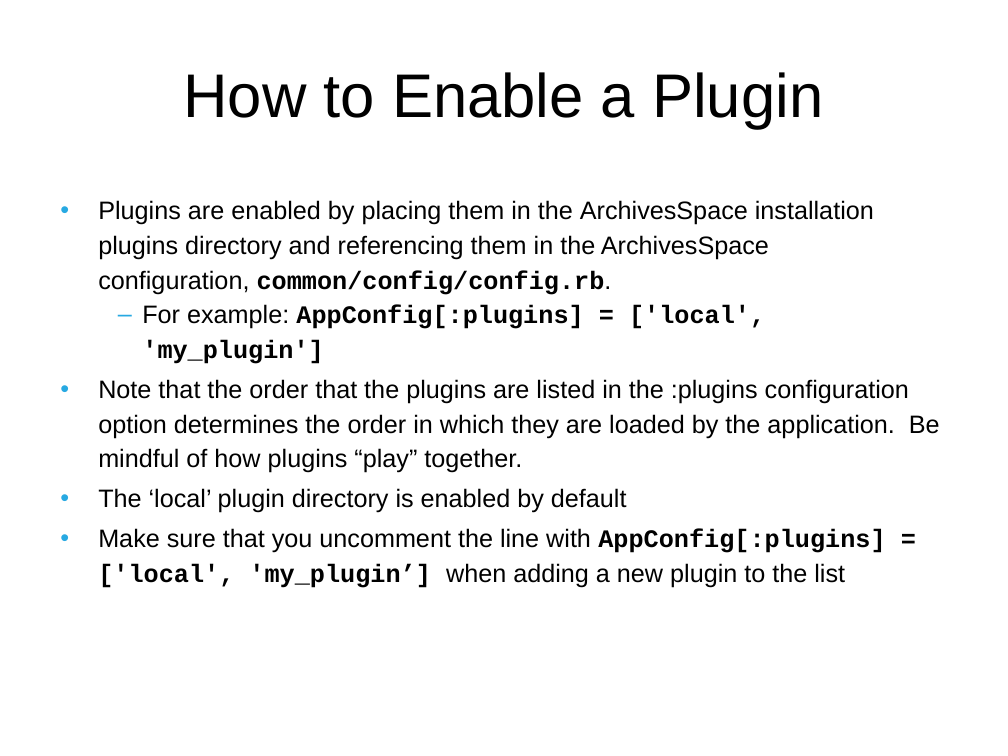
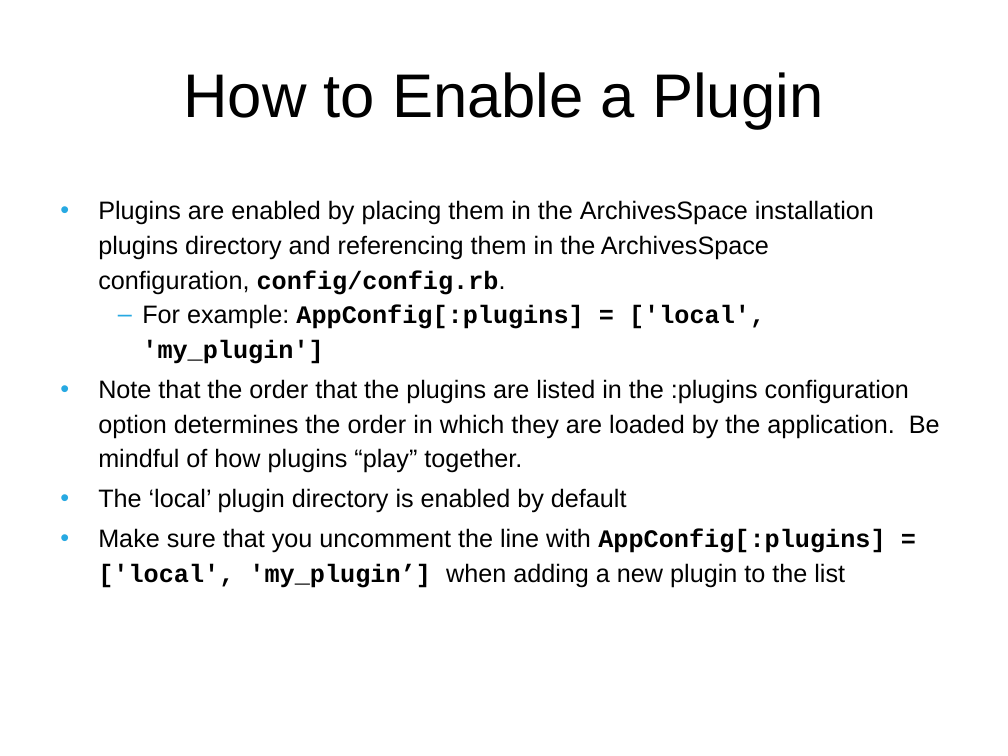
Before and after one commit to archivesspace/tech-docs, a slide deck: slide 21 of customization/customizing_PUI_examples/OnlineForumCustomizing.pptx. Drawn at 1008x756 pixels with LibreOffice and Linux fonts; fonts in the diff are those of the drawing; background and template pictures are left out. Boxes give left, top, right and bottom in pixels: in the first picture for what was removed or moved away, otherwise in the second. Text is boxed around its words. In the diff, an @@ line names an element or a change of style, - is before the commit and + after.

```diff
--- a/customization/customizing_PUI_examples/OnlineForumCustomizing.pptx
+++ b/customization/customizing_PUI_examples/OnlineForumCustomizing.pptx
@@ text at (x1=98, y1=200, x2=874, y2=295): text changed @@
-• Plugins are enabled by placing them in the ArchivesSpace installation plugins directory and referencing them in the ArchivesSpace configuration, common/config/config.rb.
+• Plugins are enabled by placing them in the ArchivesSpace installation plugins directory and referencing them in the ArchivesSpace configuration, config/config.rb.
```
Also in this commit, not shown: 7 other slides changed.
